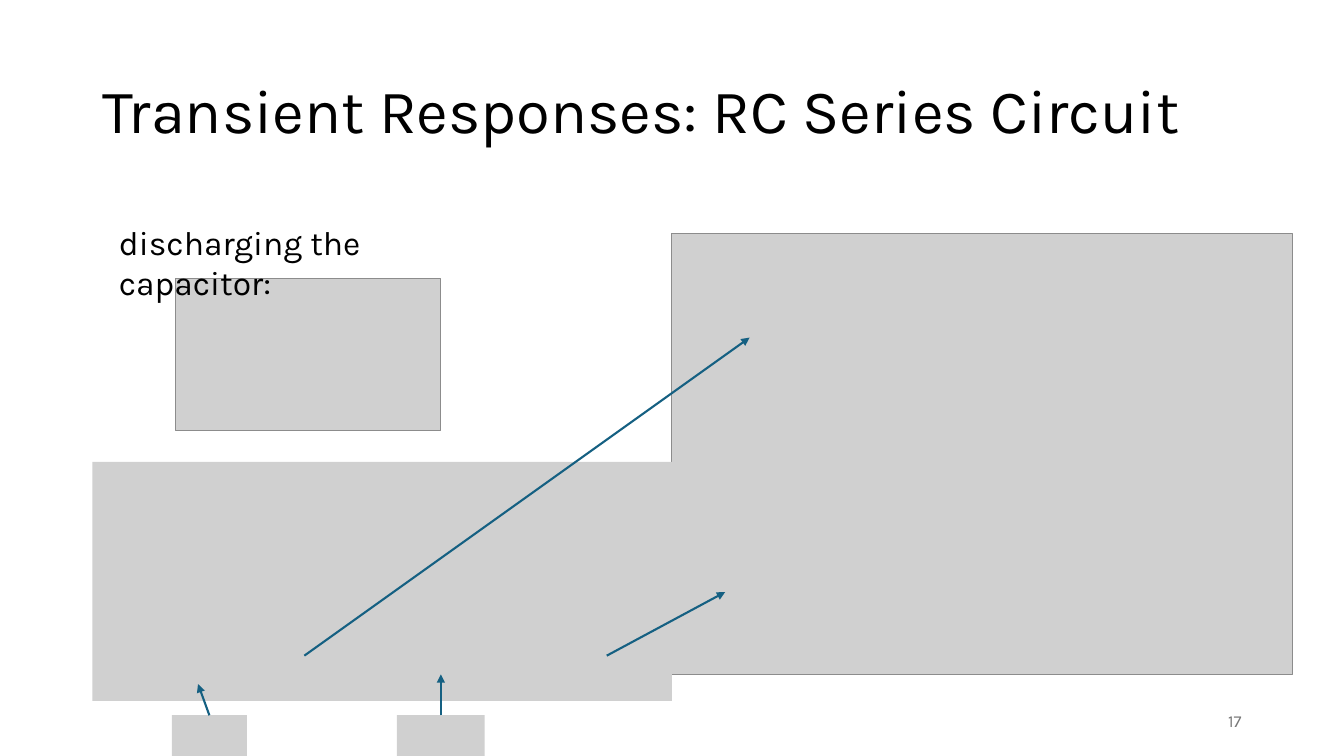
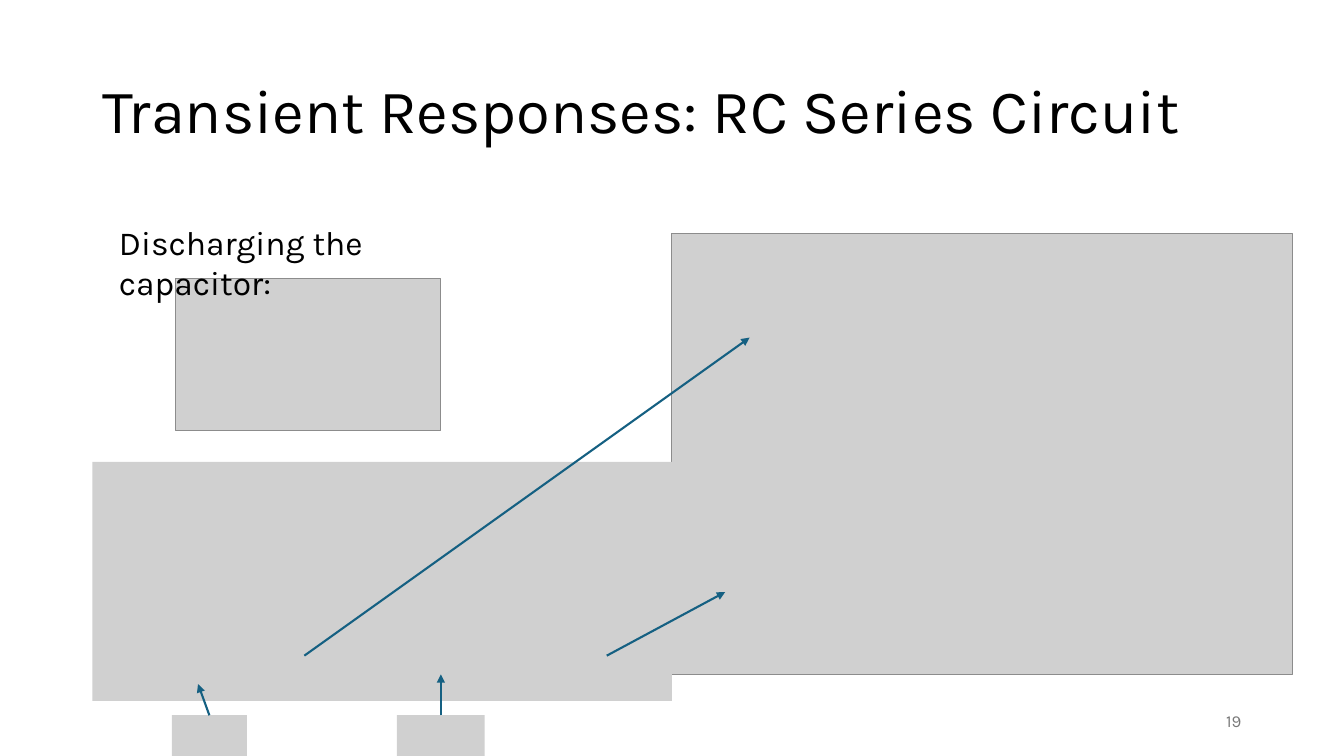
Before and after one commit to FelixWick/control_engineering, a slide deck: slide 19 of slides/1_systems.pptx (slide 17 before the commit). Drawn at 1344x756 pixels with LibreOffice and Linux fonts; fonts in the diff are those of the drawing; grey boxes stand for pictures. Boxes give left, top, right and bottom in pixels: in the first picture for what was removed or moved away, otherwise in the second. Text is boxed around its words. In the diff, an @@ line names an element or a change of style, - is before the commit and + after.

```diff
--- a/slides/1_systems.pptx
+++ b/slides/1_systems.pptx
@@ text at (119,232,363,304): text changed @@
-discharging the capacitor:
+Discharging the capacitor:
@@ page number at (1226,716,1241,727): text changed @@
-17
+19
```
Also in this commit, not shown: 4 other slides changed, 5 slides added.
